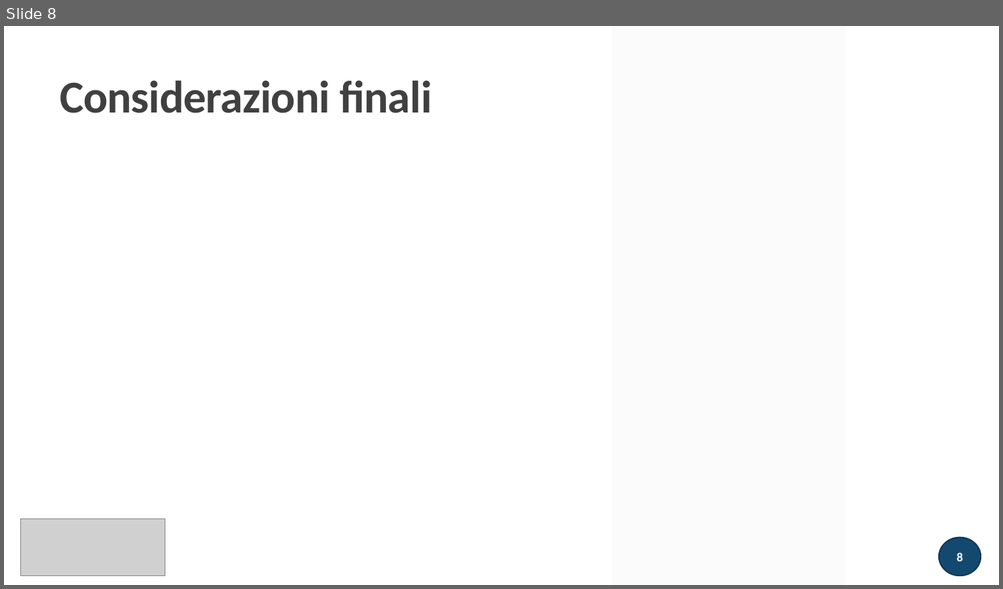
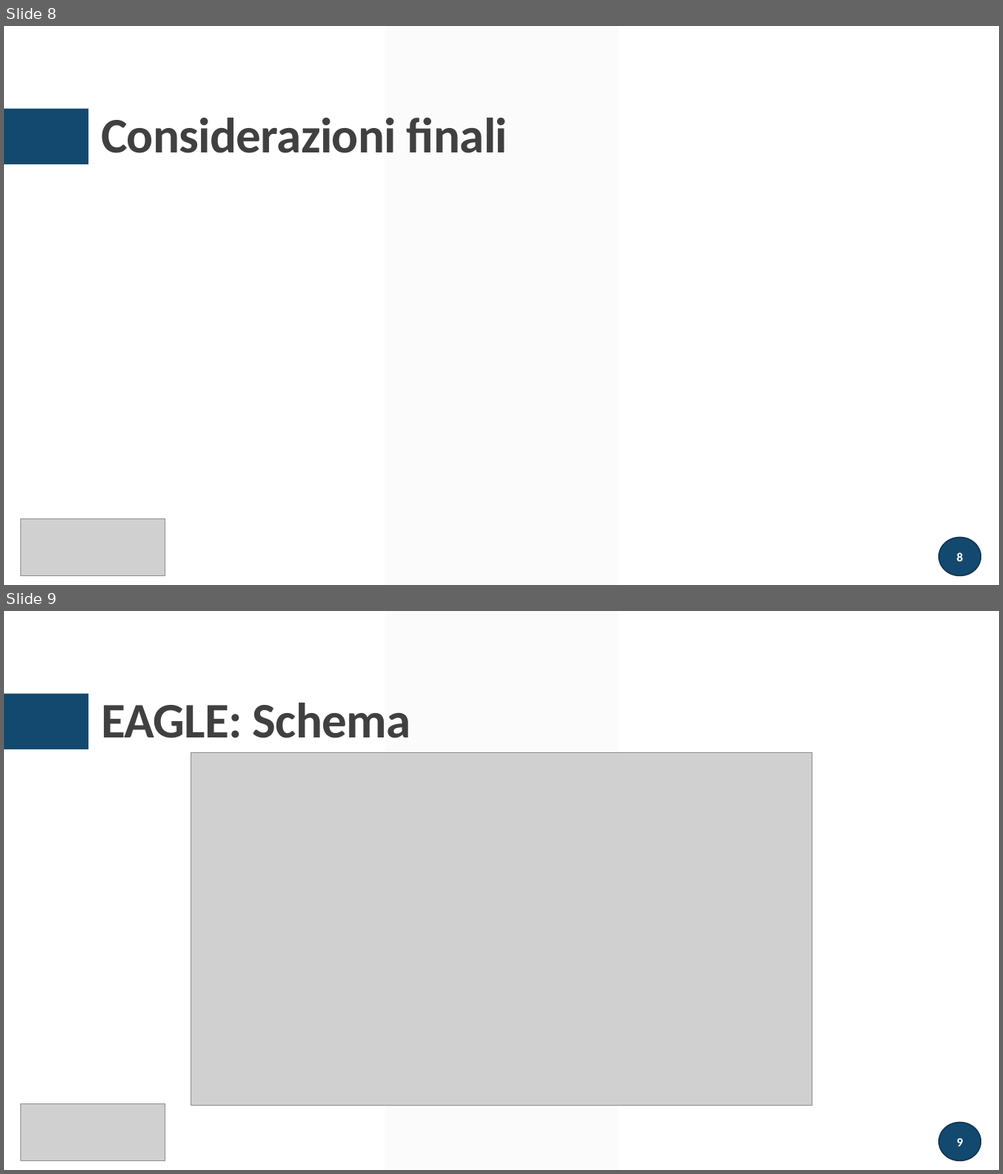
Before and after one commit to greco-salvatore/LTSpice, a slide deck: presentazione/presentazione.pptx. Shown one above the other, each under a label of ours: slide 8 before the commit, slides 8 and 9 after it. The pictures are 1003x589 and 1003x1174 pixels, drawn with LibreOffice and Linux fonts; fonts in the diff are those of the drawing; grey boxes stand for pictures. Boxes give left, top, right and bottom in pixels: in the first picture for what was removed or moved away, otherwise in the second. Text is boxed around its words. In the diff, an @@ line names an element or a change of style, - is before the commit and + after.

```diff
--- a/presentazione/presentazione.pptx
+++ b/presentazione/presentazione.pptx
@@ slide 9 added at [4, 611, 999, 1170], background #FFFFFF; not listed: 2 template elements that a slide beside it also shows @@
@@ title added at [101, 703, 411, 738], 48 pt, text #404040, bold @@
+EAGLE: Schema
@@ picture added at [190, 753, 812, 1105] @@
@@ picture added at [21, 1104, 166, 1162] @@
@@ page number added at [939, 1123, 981, 1161], fill #14496F, outline #0F3652 1.25 pt, 12 pt, text #FFFFFF, bold @@
+9
@@ slide 8 changed as well @@
@@ parallelogram: place and size @@
-parallelogram at [612, 26, 845, 585]
+parallelogram at [384, 26, 617, 585]
@@ title "Considerazioni finali": place and size @@
-title "Considerazioni finali" at [60, 80, 432, 113]
+title "Considerazioni finali" at [101, 118, 507, 153]
@@ title "Considerazioni finali" at [101, 118, 507, 153]: size 44 to 48 pt @@
@@ rectangle added at [4, 109, 88, 165], fill #14496F @@
```
Also in this commit, not shown: 21 other slides changed, 1 slide removed, 19 other files.
